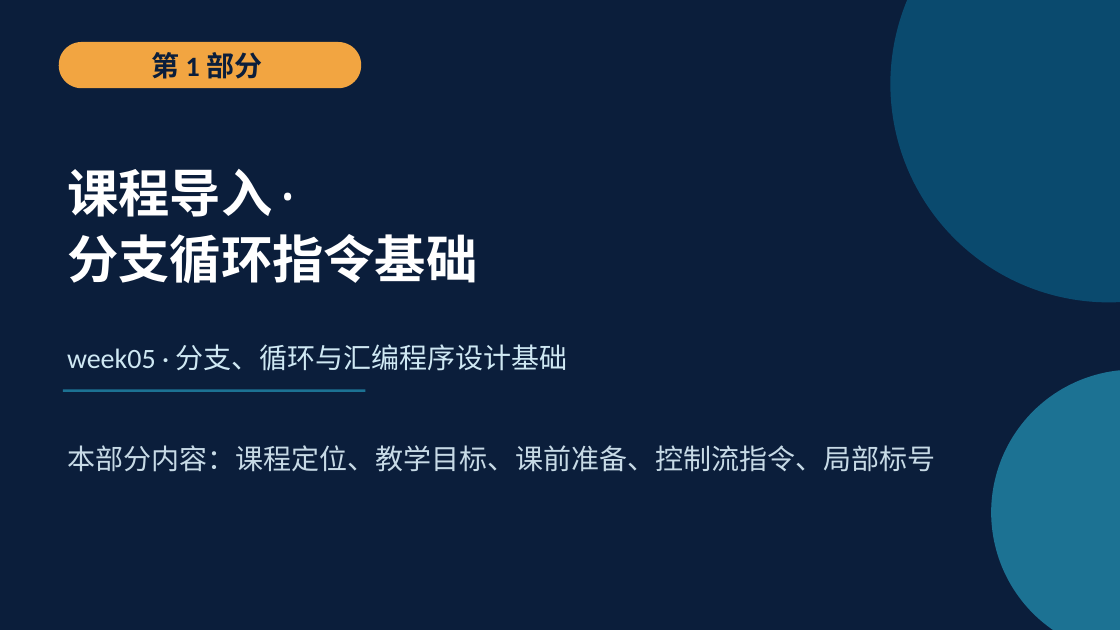
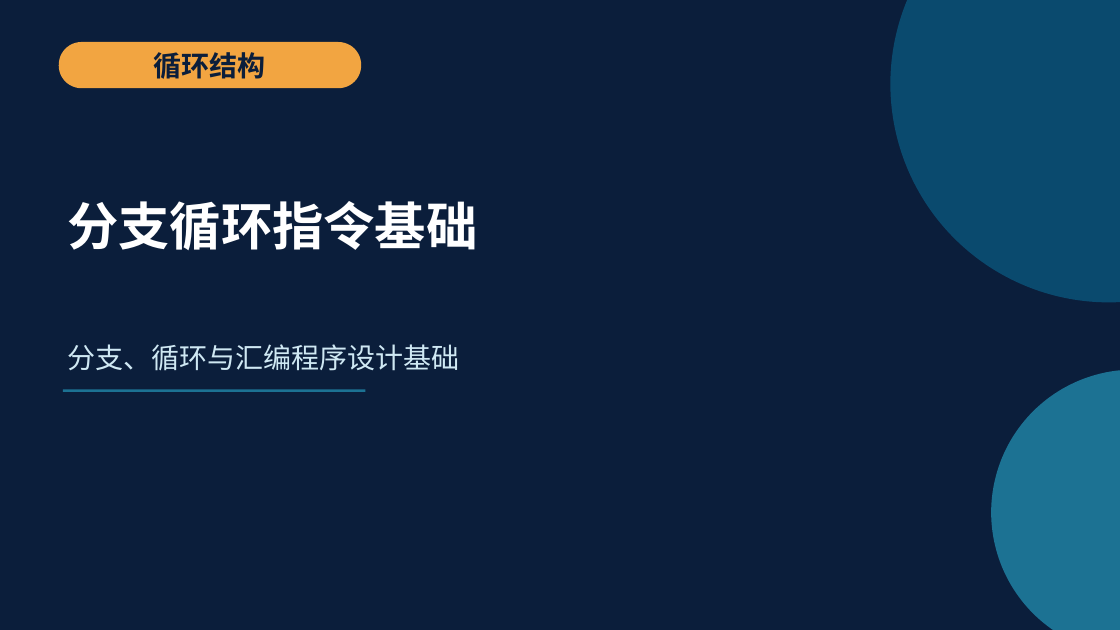
Before and after one commit to cxi218447-byte/miniOS, a slide deck: slide 5 of docs/05/05_branch_loop_course.pptx (slide 1 before the commit). Drawn at 1120x630 pixels with LibreOffice and Linux fonts; fonts in the diff are those of the drawing. Boxes give left, top, right and bottom in pixels: in the first picture for what was removed or moved away, otherwise in the second. Text is boxed around its words. In the diff, an @@ line names an element or a change of style, - is before the commit and + after.

```diff
--- a/docs/05/05_branch_loop_course.pptx
+++ b/docs/05/05_branch_loop_course.pptx
@@ text at (154, 52, 266, 79): text changed @@
-第 1 部分
+循环结构
@@ text at (67, 169, 272, 217): paragraph removed @@
-课程导入 ·
@@ text at (67, 344, 459, 371): text changed @@
-week05 · 分支、循环与汇编程序设计基础
+分支、循环与汇编程序设计基础
@@ text removed at (67, 445, 935, 472) @@
-本部分内容：课程定位、教学目标、课前准备、控制流指令、局部标号
```
Also in this commit, not shown: 7 other slides changed, 3 slides added, 3 slides removed, 21 other files.
